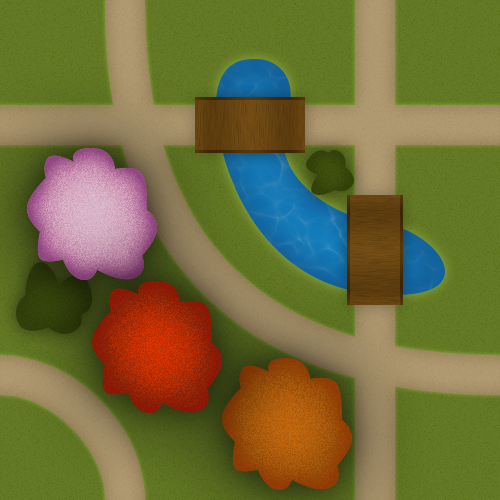
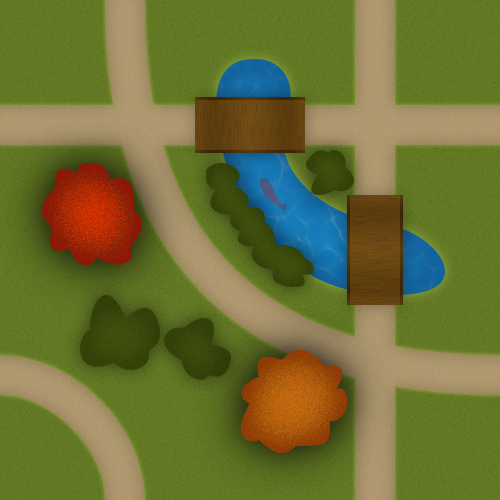
Layers edited between the first and the second 500×500 image:
painted on "Forme 6 copie" (1st of 4, in "Rouge") over [42, 163, 222, 413]
painted on "Forme 6" (1st of 4, in "Rouge") over [42, 163, 222, 413]
painted on "Forme 6 copie" (2nd of 4, in "Orange") over [222, 350, 352, 490]
painted on "Forme 6" (2nd of 4, in "Orange") over [222, 350, 352, 490]
hid group "Rose" (2 layers) over [27, 148, 157, 280]
added layer "Forme 7" above "Forme 5 copie" over [206, 163, 314, 287]
added layer "Forme 5 copie 2" above "Forme 5" over [164, 318, 231, 380]
painted on "Forme 5" (1st of 2) over [16, 262, 160, 370]
moved "Pont" (1st of 2) above "Pont" over [347, 195, 361, 202]
moved "Pont" (2nd of 2) above "Forme 5" over [223, 144, 305, 153]
added layer "Forme 5" (2nd of 2) (30%) above "Texture eau" over [260, 178, 287, 212]
